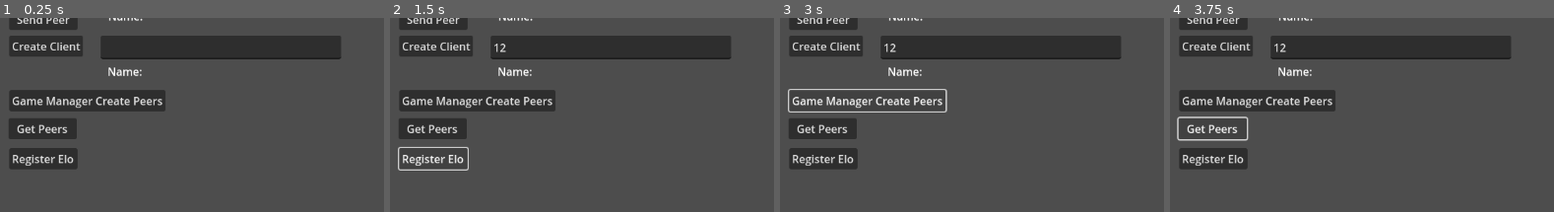
Above: before the commit, frames 1-4 (left to right).
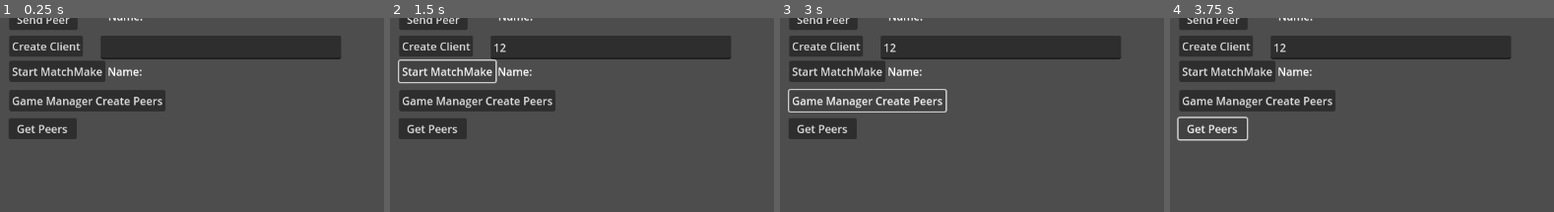
Above: after the commit, the same moments.

Repository: finepointcgi/Godot-4-Multiplayer-Lan-Tutorial
Game: Godot game, scene res://Server.tscn
The game is run twice, just before and just after one commit, with the same random seed, the same clock (stepped at 60 frames per second) and the same inputs. This scene is started directly instead of the project's main scene.
Inputs (mouse positions are % of the whole screen's width and height, from its top left):
- Up to frame 1 (0.25 s): no input
- Up to frame 2 (1.5 s): click (78, 84) at 0.52 s; type "Alex" at 0.6 s; click (64, 12) at 0.75 s; type "12" at 0.83 s; click "Register Elo" (after the commit: "Start MatchMake") at 1.25 s
- Up to frame 3 (3 s): click "Register Elo" (after the commit: "Start MatchMake") at 2 s; click "Game Manager Create Peers" at 2.75 s
- Up to frame 4 (3.75 s): click "Get Peers" at 3.5 s
The pictures show only the part of the screen within x 35-85%, y 4-54%; the shares and areas given below are measured in that part.

The runs differ from the first frame. In frame 1, 4.1% of the frame differs, in the area x 2-28%, y 22-78%; in frame 2, 1.9%; in frame 3, 4.1%; in frame 4, 4.1%.

Commit message:
added server stuff

Diff:
--- a/Client.gd
+++ b/Client.gd
@@ -90,6 +90,7 @@
 	pass # Replace with function body.
 
 func _on_button_5_button_down():
+
 	var message = {
 		"peer" : peerid,
 		"message" : Message.join,
--- a/Server.tscn
+++ b/Server.tscn
@@ -40,10 +40,10 @@
 [node name="Button3" type="Button" parent="Client Test/Control"]
 layout_mode = 0
 offset_left = 423.0
-offset_top = 260.0
-offset_right = 523.0
-offset_bottom = 291.0
-text = "Register Elo"
+offset_top = 132.0
+offset_right = 564.0
+offset_bottom = 163.0
+text = "Start MatchMake"
 
 [node name="Button4" type="Button" parent="Client Test/Control"]
 layout_mode = 0
